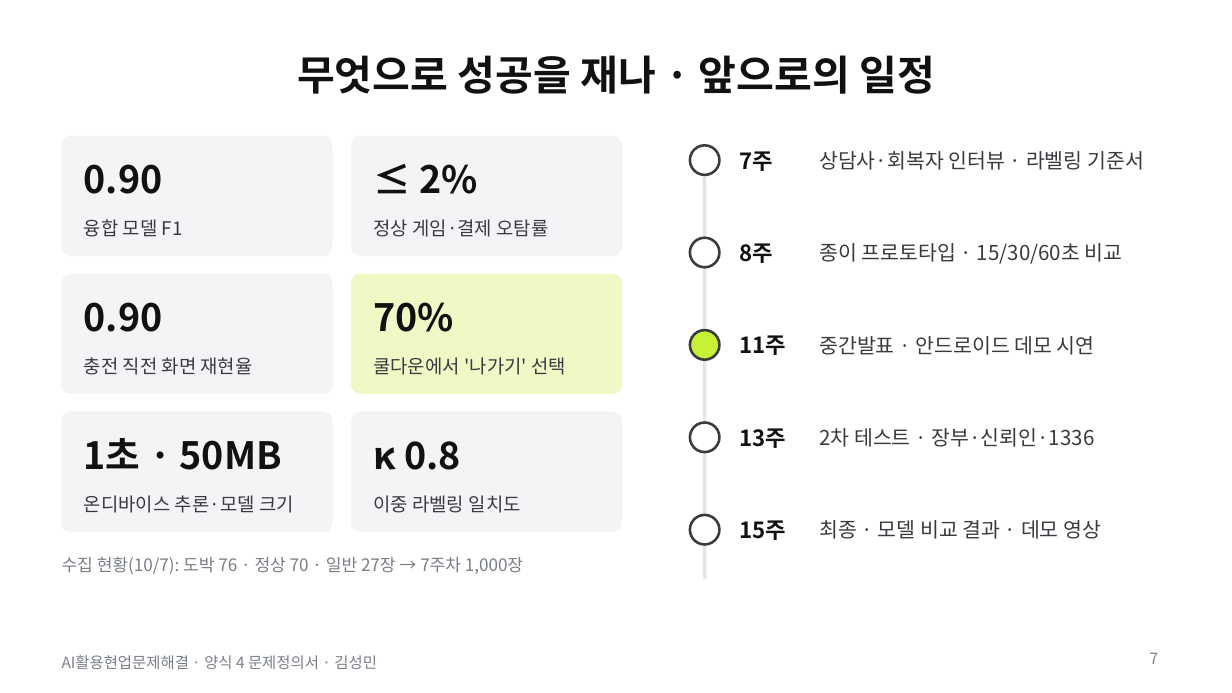
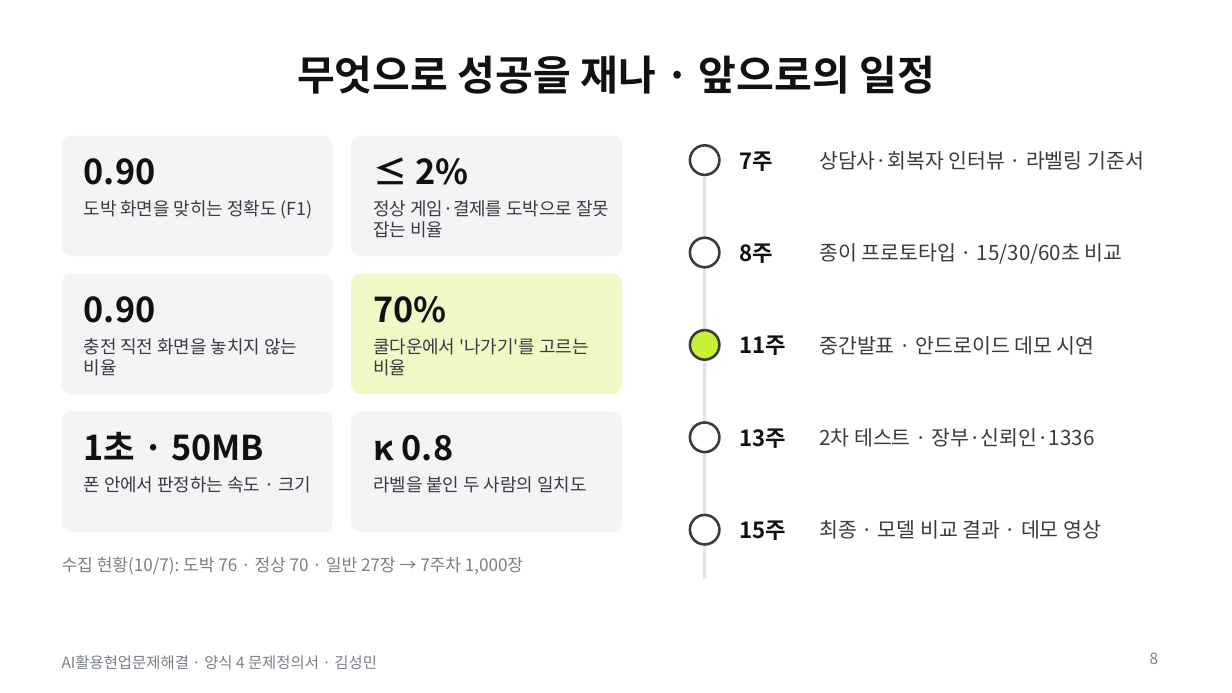
Before and after one commit to Holy-Min/gambling-content-detection, a slide deck: slide 8 of docs/week5/form4_presentation.pptx (slide 7 before the commit). Drawn at 1232x693 pixels with LibreOffice and Linux fonts; fonts in the diff are those of the drawing. Boxes give left, top, right and bottom in pixels: in the first picture for what was removed or moved away, otherwise in the second. Text is boxed around its words. In the diff, an @@ line names an element or a change of style, - is before the commit and + after.

```diff
--- a/docs/week5/form4_presentation.pptx
+++ b/docs/week5/form4_presentation.pptx
@@ vertical alignment middle to top in 6 elements at (373,338,588,376), (84,338,297,376), (373,476,586,493), (373,200,609,238), (84,476,311,493), (84,200,313,219) @@
@@ text at (84,200,313,219): text changed; size 11 to 10.5 pt @@
-융합 모델 F1
+도박 화면을 맞히는 정확도 (F1)
@@ text at (373,200,609,238): text changed; size 11 to 10.5 pt @@
-정상 게임·결제 오탐률
+정상 게임·결제를 도박으로 잘못 잡는 비율
@@ text at (84,338,297,376): text changed; size 11 to 10.5 pt @@
-충전 직전 화면 재현율
+충전 직전 화면을 놓치지 않는 비율
@@ text at (373,338,588,376): text changed; size 11 to 10.5 pt @@
-쿨다운에서 '나가기' 선택
+쿨다운에서 '나가기'를 고르는 비율
@@ size 22 to 20 pt in 6 elements at (84,158,156,185), (415,158,468,185), (84,296,156,323), (373,296,446,323), (84,431,264,461), (373,435,454,461) @@
@@ text at (84,476,311,493): text changed; size 11 to 10.5 pt @@
-온디바이스 추론·모델 크기
+폰 안에서 판정하는 속도 · 크기
@@ text at (373,476,586,493): text changed; size 11 to 10.5 pt @@
-이중 라벨링 일치도
+라벨을 붙인 두 사람의 일치도
@@ page number at (1150,652,1159,664): text changed @@
-7
+8
```
Also in this commit, not shown: 6 other slides changed, 1 slide added.
